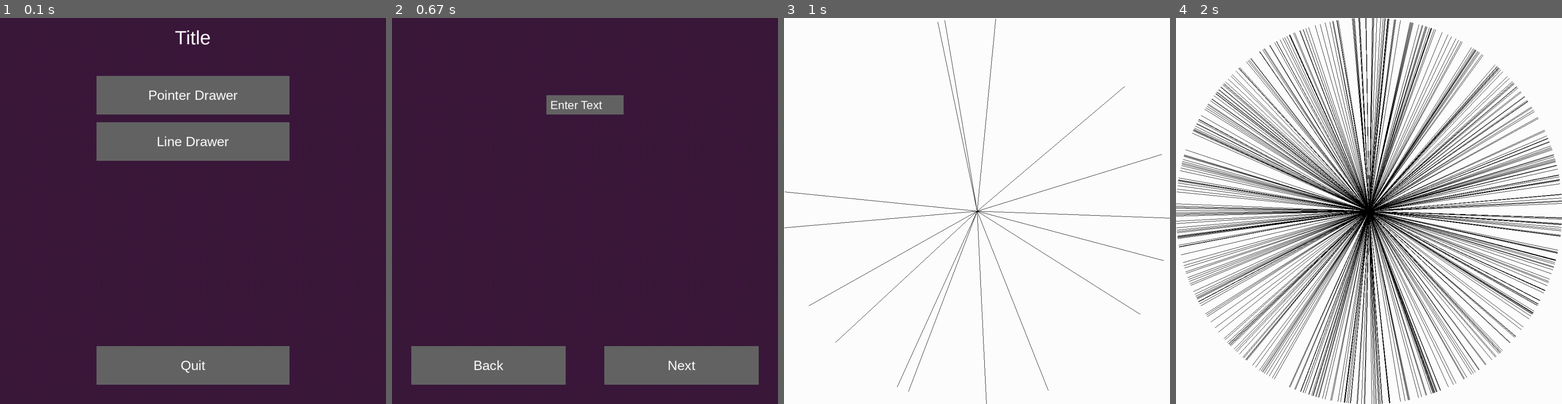
Above: before the commit, frames 1-4 (left to right).
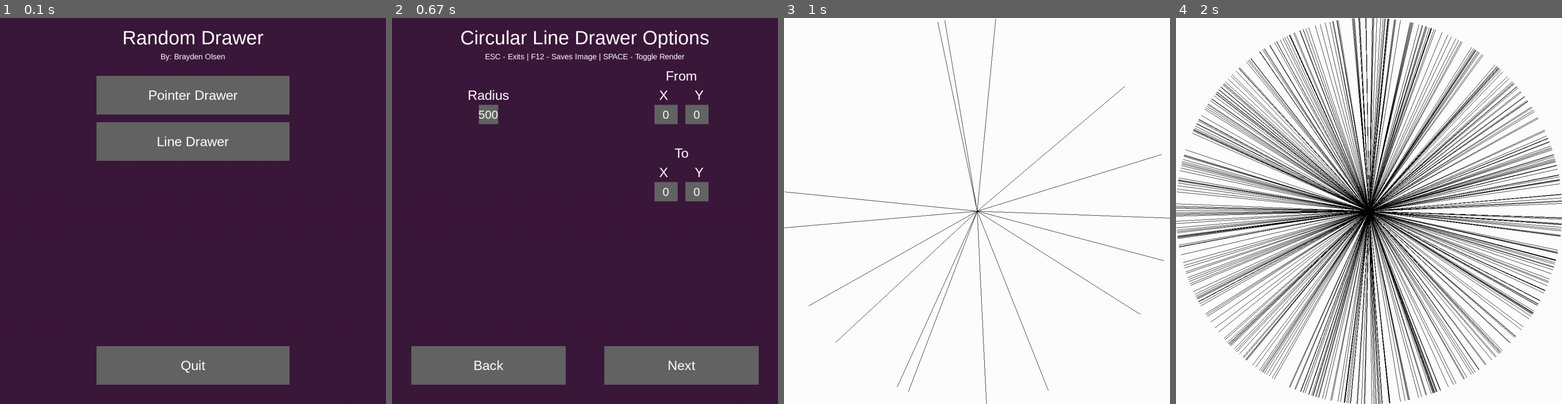
Above: after the commit, the same moments.

Repository: dogou77/pygame-rand-draw
Game: pygame game, started from draw.py
The game is run twice, just before and just after one commit, with the same random seed, the same clock (stepped at 60 frames per second) and the same inputs.
Inputs:
- Up to frame 1 (0.1 s): no input
- Up to frame 2 (0.67 s): click "Line Drawer" at 0.38 s
- Up to frame 3 (1 s): click "Next" at 0.72 s
- Up to frame 4 (2 s): tap Space at 1, 1.4, 1.7, 1.95 s

The runs differ from the first frame. In frame 1, 0.7% of the frame differs, in the area x 32-69%, y 3-12%; in frame 2, 4.0%, in the area x 17-83%, y 3-48%; in frame 3, nothing differs; in frame 4, nothing differs.

Commit message:
refactored text box class and finished circular line drawing menu

Diff:
--- a/draw.py
+++ b/draw.py
@@ -35,7 +35,8 @@
 
     # fonts
     font_button = pygame.font.SysFont('Arial', 35)
-    font_menu   = pygame.font.SysFont('Arial', 50)
+    font_title  = pygame.font.SysFont('Arial', 50)
+    font_author = pygame.font.SysFont('Arial', 20)
 
     # buttons
     button_draw_point = pguiin.Button(500, 200, 500, 100, BUTTON_DARK, font_button, "Pointer Drawer", WHITE, True)
@@ -54,14 +55,15 @@
                 state_current = "PointDrawMenu"
                 running = False
             if button_draw_lines.get_state(ev):
-                state_current = "LineDrawMenu"
+                state_current = "CircleLineDrawMenu"
                 running = False
 
         # fills the screen with a color
         screen.fill(PURPLE)
 
         # renders the text
-        draw_centered_text(screen, font_menu, "Title", WHITE, 500, 50)
+        draw_centered_text(screen, font_title, "Random Drawer", WHITE, 500, 50)
+        draw_centered_text(screen, font_author, "By: Brayden Olsen", WHITE, 500, 100)
 
         # renders the buttons
         button_draw_point.render(screen)
@@ -163,7 +165,7 @@
 
         # draw all the text
         draw_centered_text(screen, font_title, "Point Drawer Options", WHITE, 500, 50)
-        draw_centered_text(screen, font_instruct, "Commands: Escape - Exits | F12 - Saves Image | Space - Toggle Render", WHITE, 500, 100)
+        draw_centered_text(screen, font_instruct, "ESC - Exits | F12 - Saves Image | SPACE - Toggle Render", WHITE, 500, 100)
         draw_centered_text(screen, font_label, "X-Axis Symmetry", WHITE, 350, 150)
         draw_centered_text(screen, font_label, "Y-Axis Symmetry", WHITE, 650, 150)
         draw_centered_text(screen, font_label, "Color Mode A", WHITE, 350, 350)
@@ -327,60 +329,98 @@
 
 
 
-def screen_menu_line_draw(screen):
+# options screen for circular line draw
+def screen_menu_circle_line_draw(screen):
     global state_current
-
-    screen.fill(PURPLE)
 
     running = True
 
     # info is the variable that is returned
     info = {
-        "radius"    : "",
-        "draw_from" : "",
-        "draw_to"   : "",
+        "radius"    : 100,
+        "draw_from" : [0, 0],
+        "draw_to"   : [0, 0],
     }
 
     # initialize fonts
     font_title = pygame.font.SysFont('Arial', 50)
     font_input = pygame.font.SysFont('Arial', 30)
     font_label = pygame.font.SysFont('Arial', 35)
+    font_error = pygame.font.SysFont('Arial', 20)
 
     # initialize back and forward buttons
     button_back = pguiin.Button(250, 900, 400, 100, BUTTON_DARK, font_label, "Back", WHITE, True)
     button_next = pguiin.Button(750, 900, 400, 100, BUTTON_DARK, font_label, "Next", WHITE, True)
 
     # initialize text boxes
-    text_in_radius = pguiin.TextBoxInput("Enter Text", 400, 200, 200, 50)
+    text_in_radius = pguiin.TextBoxInput(250, 250, 50, 50, BUTTON_DARK, font_input, WHITE, "500", True, 5, True)
+    text_in_from_x = pguiin.TextBoxInput(710, 250, 60, 50, BUTTON_DARK, font_input, WHITE, "0", True, 5, True)
+    text_in_from_y = pguiin.TextBoxInput(790, 250, 60, 50, BUTTON_DARK, font_input, WHITE, "0", True, 5, True)
+    text_in_to_x   = pguiin.TextBoxInput(710, 450, 60, 50, BUTTON_DARK, font_input, WHITE, "0", True, 5, True)
+    text_in_to_y   = pguiin.TextBoxInput(790, 450, 60, 50, BUTTON_DARK, font_input, WHITE, "0", True, 5, True)
 
     while running:
-        mouse = pygame.mouse.get_pos()
+        screen.fill(PURPLE)
 
         # pygame event queue
         for ev in pygame.event.get():
             # window is closed
             if ev.type == pygame.QUIT:
                 pygame.quit()
-            # checks if a mouse is clicked
-            text_in_radius.text_input(screen, mouse, ev)
+            # text input events
+            text_in_radius.text_input(ev)
+            text_in_from_x.text_input(ev)
+            text_in_from_y.text_input(ev)
+            text_in_to_x.text_input(ev)
+            text_in_to_y.text_input(ev)
+
             # button events
             if button_back.get_state(ev):
                 state_current = "MainMenu"
                 running = False
             if button_next.get_state(ev):
-                state_current = "LineDraw"
+                state_current = "CircleLineDraw"
                 running = False
 
         # render buttons
         button_back.render(screen)
-        button_next.render(screen)
-
-        text_in_radius.render(screen, mouse, BUTTON_LIGHT, BUTTON_DARK, font_input, WHITE)
+
+        # render text boxes
+        text_in_radius.render(screen)
+        text_in_from_x.render(screen)
+        text_in_from_y.render(screen)
+        text_in_to_x.render(screen)
+        text_in_to_y.render(screen)
+
+        # render text
+        draw_centered_text(screen, font_title, "Circular Line Drawer Options", WHITE, 500, 50)
+        draw_centered_text(screen, font_error, "ESC - Exits | F12 - Saves Image | SPACE - Toggle Render", WHITE, 500, 100)
+        draw_centered_text(screen, font_label, "Radius", WHITE, 250, 200)
+        draw_centered_text(screen, font_label, "From", WHITE, 750, 150)
+        draw_centered_text(screen, font_label, "X       Y", WHITE, 750, 200)
+        draw_centered_text(screen, font_label, "To", WHITE, 750, 350)
+        draw_centered_text(screen, font_label, "X       Y", WHITE, 750, 400)
+
+        # error message conditionals
+        if not text_in_radius.is_int():
+            draw_centered_text(screen, font_error, "Enter a number", RED, 250, 300)
+        if not text_in_from_x.is_int() or not text_in_from_y.is_int():
+            draw_centered_text(screen, font_error, "Enter a number", RED, 750, 300)
+        if not text_in_to_x.is_int() or not text_in_to_y.is_int():
+            draw_centered_text(screen, font_error, "Enter a number", RED, 750, 500)
+        else:
+            button_next.render(screen)
+
         pygame.display.update()
+
+    info["radius"]    = text_in_radius.get_int()
+    info["draw_from"] = [text_in_from_x.get_int(), text_in_from_y.get_int()]
+    info["draw_to"]   = [text_in_to_x.get_int(), text_in_to_y.get_int()]
+
     return info
 
 
-def screen_line_draw(screen, info):
+def screen_circle_line_draw(screen, info):
     global state_current
 
     screen.fill(WHITE)
@@ -390,7 +430,7 @@
         "render"  : True,
     }
 
-    radius = 500
+    radius = info["radius"]
 
     while toggles["running"]:
         # pygame event queue
@@ -402,7 +442,7 @@
         # generate a random number representing a point on the edge of a circle
         randNum = random.random()*(2*math.pi)
         # convert the polar coordinates to rectangular to draw a line
-        pygame.draw.line(screen, BLACK, (500, 500), ((radius*math.cos(randNum))+500, (radius*math.sin(randNum))+500))
+        pygame.draw.line(screen, BLACK, (500 + info["draw_from"][0], 500 - info["draw_from"][1]), ((radius * math.cos(randNum)) + 500 + info["draw_to"][0], (radius * math.sin(randNum)) + 500 - info["draw_to"][1]))
         if toggles["render"]:
             pygame.display.update()
     state_current = "MainMenu"
@@ -435,14 +475,13 @@
 
 # main loop
 while True:
-    #clock.tick(60)
     if state_current == "MainMenu":
         screen_menu_main(screen)
     if state_current == "PointDrawMenu":
         point_draw_info = screen_menu_draw_pointer(screen)
     if state_current == "PointDraw":
         pixel = screen_draw_pointer(pixel, screen, point_draw_info)
-    if state_current == "LineDrawMenu":
-        line_draw_info = screen_menu_line_draw(screen)
-    if state_current == "LineDraw":
-        screen_line_draw(screen, line_draw_info)
+    if state_current == "CircleLineDrawMenu":
+        line_draw_info = screen_menu_circle_line_draw(screen)
+    if state_current == "CircleLineDraw":
+        screen_circle_line_draw(screen, line_draw_info)
--- a/pg_ui_inputs.py
+++ b/pg_ui_inputs.py
@@ -156,35 +156,65 @@
 
 
 
+# Text Boxes are drawn as rectangles that contain text that the user can edit
 class TextBoxInput:
-    def __init__(self, text_default, position_x, position_y, size_x, size_y, hover_margin = 10):
-        self.text            = text_default
-        self.position        = [position_x, position_y]
-        self.size            = [size_x, size_y]
-        self.position_end    = [position_x + size_x, position_y + size_y] # gets the lower right hand corner of the button
-        self.position_center = [((position_x * 2) + size_x) / 2, ((position_y * 2) + size_y) / 2] # gets the center of the button with midpoint formula
-        self.hover_margin    = hover_margin
-        self.text_current    = ""
-        self.focused         = False
-
-    def render(self, screen, mouse, color_hover, color_neut, text_font, text_color):
+    def __init__(self, x, y, w, h, color, text_font, text_color = (255, 255, 255), text_default = "", text_centered = False, margin = 10, centered = False,):
+        self.text          = text_default
+        self.pos           = [x, y]
+        self.size          = [w, h]
+        self.color_in      = color
+        self.text_font     = text_font
+        self.text_color    = text_color
+        self.text_centered = text_centered
+        self.margin        = margin
+
+        self.color_out    = [color[0], color[1], color[2]] # color output
+        self.pos_end      = [x + w, y + h] # gets the lower right hand corner of the button
+        self.pos_center   = [((x * 2) + w) / 2, ((y * 2) + h) / 2] # gets the center of the button with midpoint formula
+        self.text_size    = [0, 0]
+        self.hovered      = False
+        self.focused      = False
+
+        # runs through equations to offset the text box & text placement so it appears centered at x & y
+        if centered:
+            self.pos        = [self.pos_center[0] - self.size[0], self.pos_center[1] - self.size[1]]
+            self.pos_end    = [self.pos_center[0], self.pos_center[1]]
+            self.pos_center = [((self.pos[0] * 2) + w) / 2, ((self.pos[1] * 2) + h) / 2]
+
+    def render(self, screen):
+        # get the users mouse location
+        mouse = pygame.mouse.get_pos()
+
+        # darkens the input color that is used for when the mouse is over the text button
+        self.color_out = [self.color_in[0] / 2, self.color_in[1] / 2, self.color_in[2] / 2]
+
+        # draw the outline of the text box
+        pygame.draw.rect(screen, self.color_in, [self.pos[0], self.pos[1], self.size[0], self.size[1]])
+
         # if the mouse is over the text box, or it is focused, draw a rectangle over it, if not then draw the neutral rectangle
-        if self.position[0] <= mouse[0] <= self.position_end[0] and self.position[1] <= mouse[1] <= self.position_end[1] or self.focused:
-            pygame.draw.rect(screen, color_hover, [self.position[0] + self.hover_margin, self.position[1] + self.hover_margin, self.size[0] - (self.hover_margin * 2), self.size[1] - (self.hover_margin * 2)])
-        else:
-            pygame.draw.rect(screen, color_neut, [self.position[0], self.position[1], self.size[0], self.size[1]])
+        if self.focused:
+            pygame.draw.rect(screen, self.color_out, [self.pos[0] + self.margin, self.pos[1] + self.margin, self.size[0] - (self.margin * 2), self.size[1] - (self.margin * 2)])
+
+        if self.pos[0] <= mouse[0] <= self.pos_end[0] and self.pos[1] <= mouse[1] <= self.pos_end[1]:
+            pygame.draw.rect(screen, self.color_out, [self.pos[0] + self.margin, self.pos[1] + self.margin, self.size[0] - (self.margin * 2), self.size[1] - (self.margin * 2)])
+            self.hovered = True
+        else:
+            self.hovered = False
 
         # calculate the size of the input text so that it can be centered
-        text_size = text_font.size(self.text)
-        text = text_font.render(self.text, True , text_color)
-
-        # renders the text at the y center of the button
-        screen.blit(text , (self.position[0] + self.hover_margin, self.position_center[1] - (text_size[1] / 2)))
-
-    def text_input(self, screen, mouse, event):
+        self.text_size = self.text_font.size(self.text)
+        text = self.text_font.render(self.text, True , self.text_color)
+
+        # renders the text at the center of the button, or only the vertical center
+        if self.text_centered:
+            screen.blit(text, (self.pos_center[0] - (self.text_size[0] / 2), self.pos_center[1] - (self.text_size[1] / 2)))
+        else:
+            screen.blit(text, (self.pos[0] + self.margin, self.pos_center[1] - (self.text_size[1] / 2)))
+
+    def text_input(self, event):
         # this is put in the event loop
         if event.type == pygame.MOUSEBUTTONDOWN:
-            if self.position[0] <= mouse[0] <= self.position_end[0] and self.position[1] <= mouse[1] <= self.position_end[1]:
+            if self.hovered:
                 self.focused = not self.focused
             else:
                 self.focused = False
@@ -194,5 +224,24 @@
                 self.focused = False
             elif event.key == pygame.K_BACKSPACE:
                 self.text = self.text[:-1]
-            else:
+            elif self.text_size[0] < self.size[0] - (self.margin * 2): # regulates text length based on the size of the text box
                 self.text += event.unicode
+
+    def is_int(self):
+        try:
+            output = int(self.text)
+        except ValueError:
+            return False
+
+        if isinstance(output, int):
+            return True
+
+    def get_int(self):
+        intout = 0
+        try:
+            intout = int(self.text)
+        except ValueError:
+            pass
+
+        if isinstance(intout, int):
+            return intout
